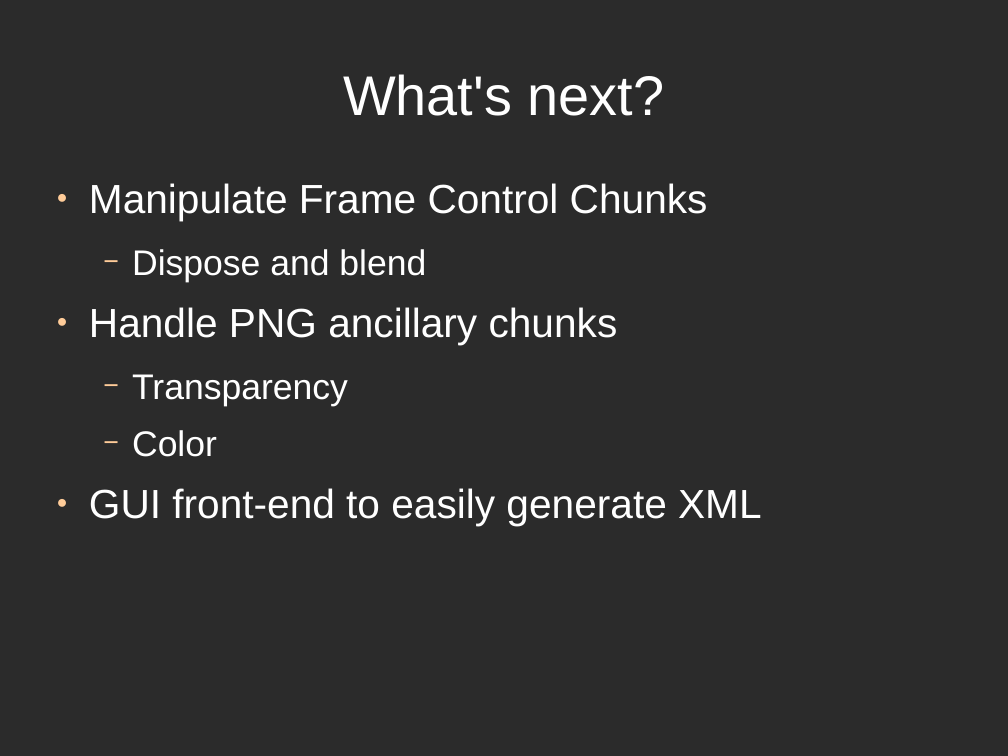
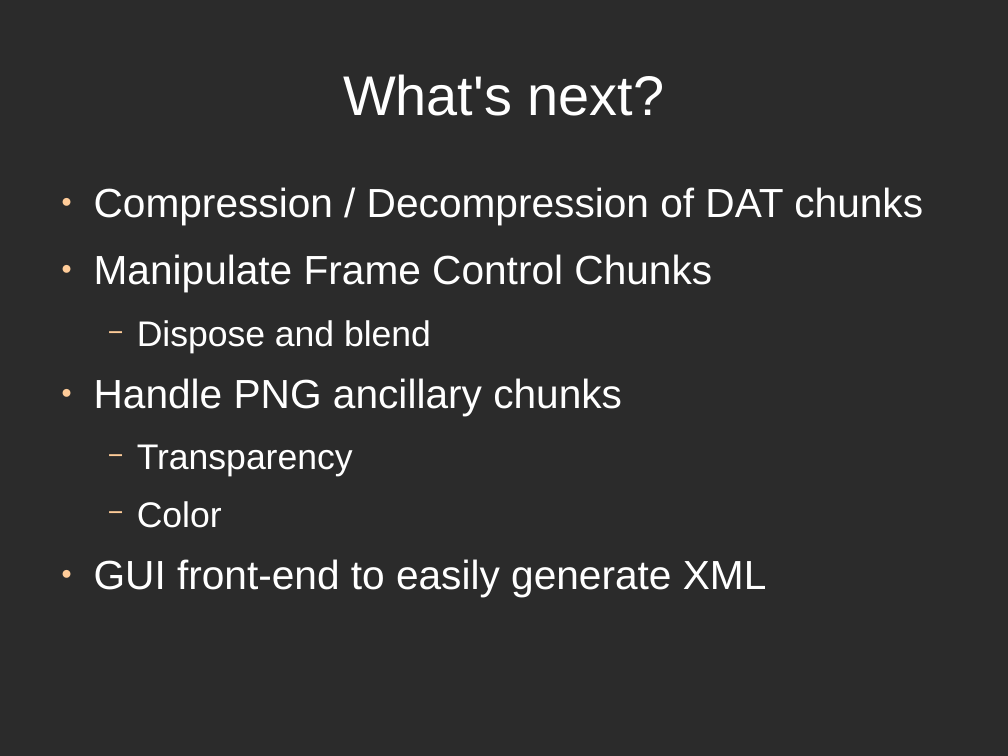
Before and after one commit to directrix1/se2, a slide deck: slide 23 of wip/SE2Presentation.odp (slide 28 before the commit). Drawn at 1008x756 pixels with LibreOffice and Linux fonts; fonts in the diff are those of the drawing; background and template pictures are left out; a plain dark background stands for a picture behind light text. Boxes give left, top, right and bottom in pixels: in the first picture for what was removed or moved away, otherwise in the second. Text is boxed around its words. In the diff, an @@ line names an element or a change of style, - is before the commit and + after.

```diff
--- a/wip/SE2Presentation.odp
+++ b/wip/SE2Presentation.odp
@@ text at box(94, 187, 923, 225): paragraph added @@
+● Compression / Decompression of DAT chunks
```
Also in this commit, not shown: 8 other slides changed, 5 slides removed, 1 other file.
